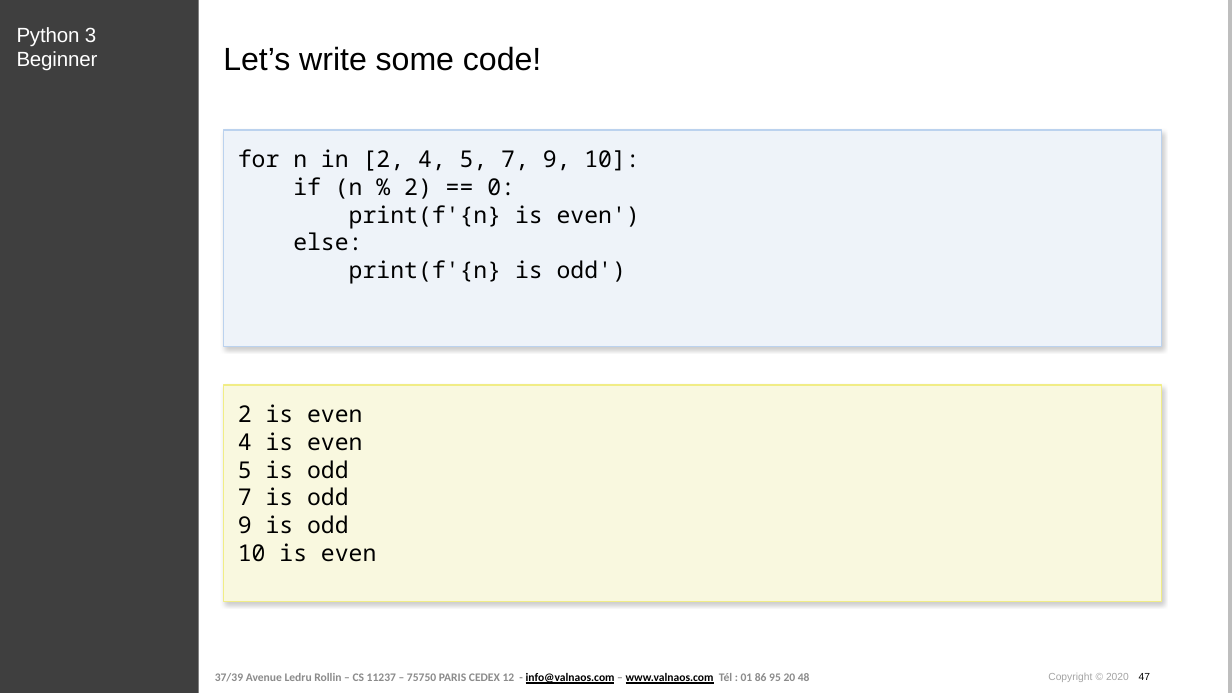
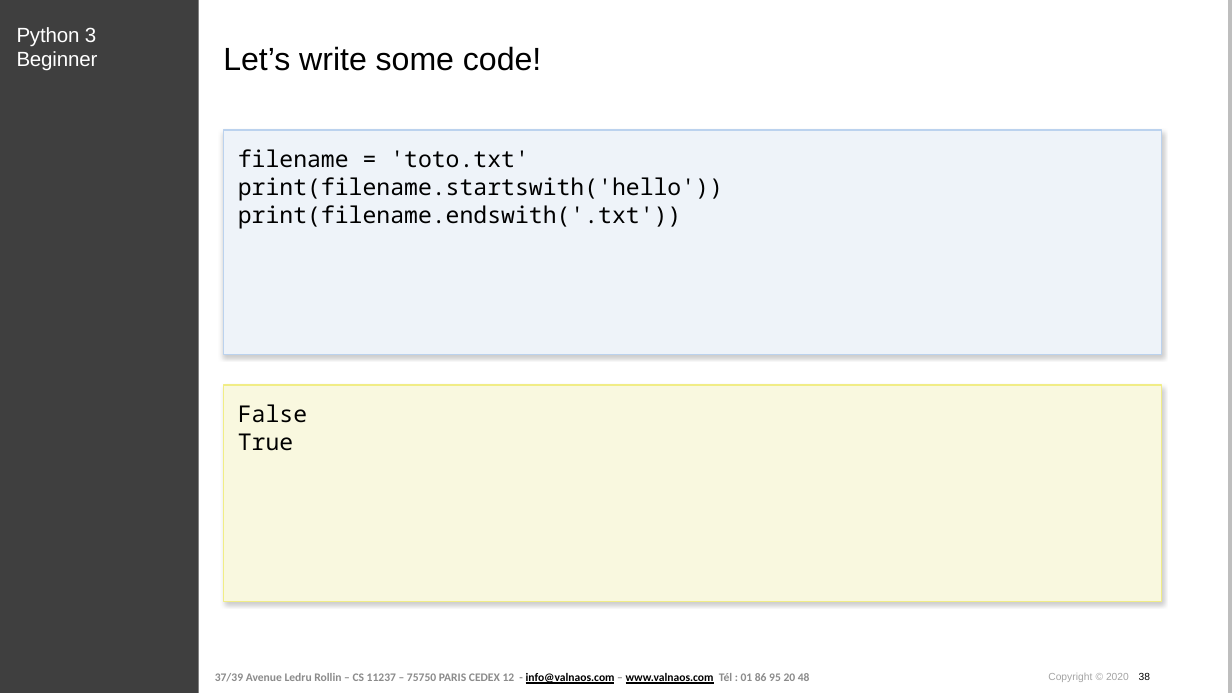
Before and after one commit to cstar-industries/python-3-beginner, a slide deck: slide 38 of 003-Data-Structures/Data Structures - Slides.pptx (slide 47 before the commit). Drawn at 1232x693 pixels with LibreOffice and Linux fonts; fonts in the diff are those of the drawing; background and template pictures are left out. Boxes give left, top, right and bottom in pixels: in the first picture for what was removed or moved away, otherwise in the second. Text is boxed around its words. In the diff, an @@ line names an element or a change of style, - is before the commit and + after.

```diff
--- a/003-Data-Structures/Data Structures - Slides.pptx
+++ b/003-Data-Structures/Data Structures - Slides.pptx
@@ text "filename = 'toto.txt'": place and size @@
-text "filename = 'toto.txt'" at [224, 130, 1163, 347]
+text "filename = 'toto.txt'" at [224, 130, 1163, 355]
@@ text at [238, 149, 723, 229]: text changed @@
-for n in [2, 4, 5, 7, 9, 10]:
-if (n % 2) == 0:
-print(f'{n} is even')
-else:
-print(f'{n} is odd')
+filename = 'toto.txt'
+print(filename.startswith('hello'))
+print(filename.endswith('.txt'))
@@ text at [238, 404, 307, 451]: text changed @@
-2 is even
-4 is even
-5 is odd
-7 is odd
-9 is odd
-10 is even
+False
+True
@@ text at [1048, 673, 1150, 682]: text changed @@
-Copyright © 2020 47
+Copyright © 2020 38
```
Also in this commit, not shown: 18 other slides changed, 50 slides added, 44 slides removed, 1 other file.
